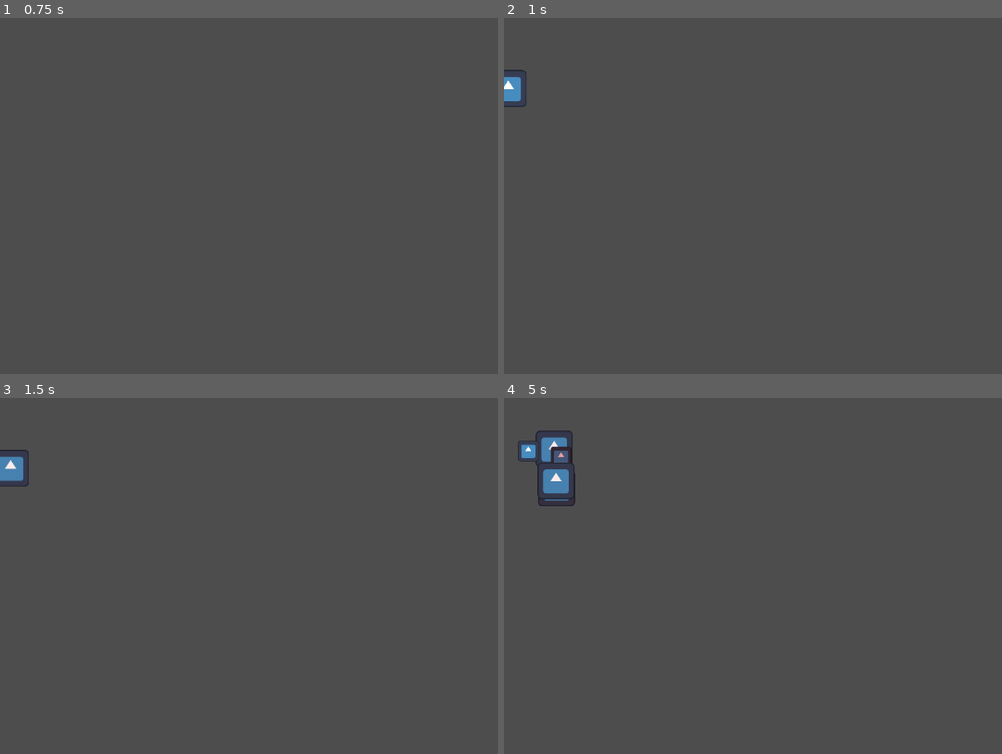
Above: before the commit, frames 1-4 (two rows, left to right).
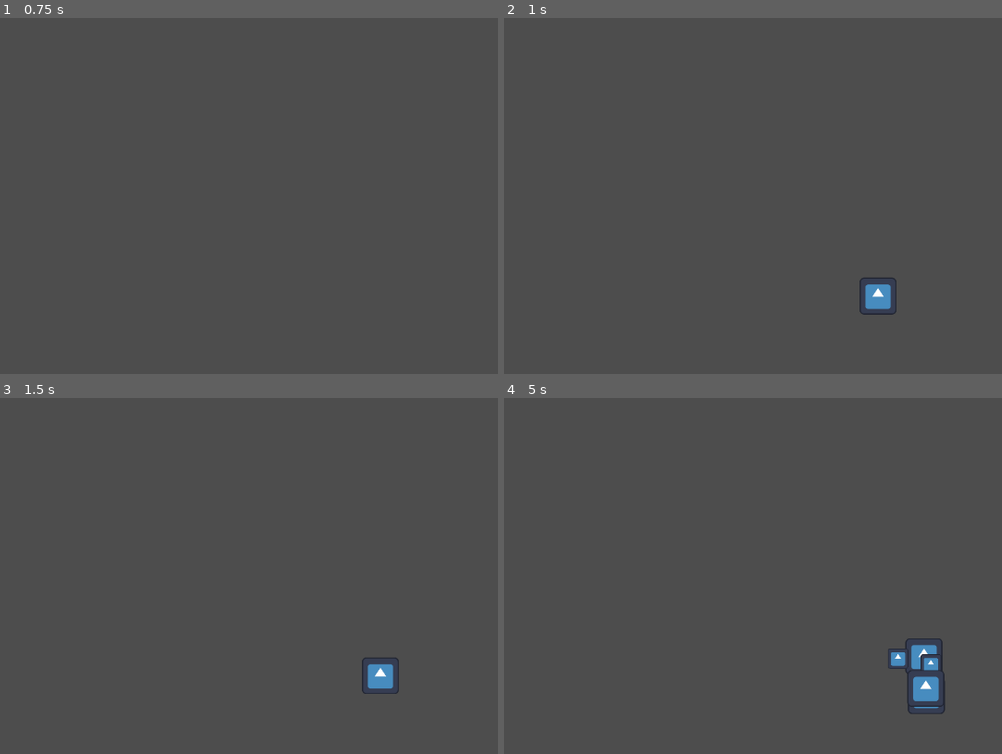
Above: after the commit, the same moments.

Repository: turbohermit/femovico
Game: Godot game, scene res://Example/Scenes/scene_example.tscn
Same seed, same stepped clock (60 frames per second), same inputs: the game is played once before the commit and once after it. The engine's default icon, where the game draws it, is replaced by a stand-in: a white triangle on a blue panel in a dark square.
Inputs (mouse positions are in pixels of both pictures, inside the frame that each line leads up to):
- Up to frame 1 (0.75 s): tap Enter at 0.5 s; move the mouse to (outside the picture) at 0.52 s; click (outside the picture) at 0.67 s
- Up to frame 2 (1 s): no input
- Up to frame 3 (1.5 s): move the mouse to (4, 469) at 1.27 s; click (4, 469) at 1.42 s
- Up to frame 4 (5 s): move the mouse to (518, 497) at 2.02 s; click (518, 497) at 2.17 s; move the mouse to (837, 689) at 2.77 s; click (837, 689) at 2.92 s; move the mouse to (523, 483) at 3.52 s; click (523, 483) at 3.67 s; move the mouse to (543, 483) at 4.27 s; click (543, 483) at 4.42 s

Frame 1 is identical in both runs. In frame 2, 0.8% of the frame differs, in the area x 0-79%, y 14-84%; in frame 3, 0.9%; in frame 4, 2.4%, in the area x 2-89%, y 9-89%.

Commit message:
+ [example] add camera to example scene _ [example] tweak creature health

Diff:
--- a/Example/ModelResources/resource_creature_beefy.tres
+++ b/Example/ModelResources/resource_creature_beefy.tres
@@ -4,6 +4,6 @@
 
 [resource]
 script = ExtResource("1_byl82")
-Health = 25
+Health = 5
 Speed = 0.2
 Scale = 0.45
--- a/Example/ModelResources/resource_creature_squishy.tres
+++ b/Example/ModelResources/resource_creature_squishy.tres
@@ -4,6 +4,6 @@
 
 [resource]
 script = ExtResource("1_fb2ee")
-Health = 10
+Health = 2
 Speed = 0.5
 Scale = 0.25
--- a/Example/Scenes/scene_example.tscn
+++ b/Example/Scenes/scene_example.tscn
@@ -8,3 +8,5 @@
 [node name="FeatureInitializer" type="Node" parent="."]
 script = ExtResource("1_0wae2")
 StartupFeatures = Array[Resource("res://Framework/Abstract/AFeature.gd")]([ExtResource("2_r6ppa")])
+
+[node name="Camera2D" type="Camera2D" parent="."]
